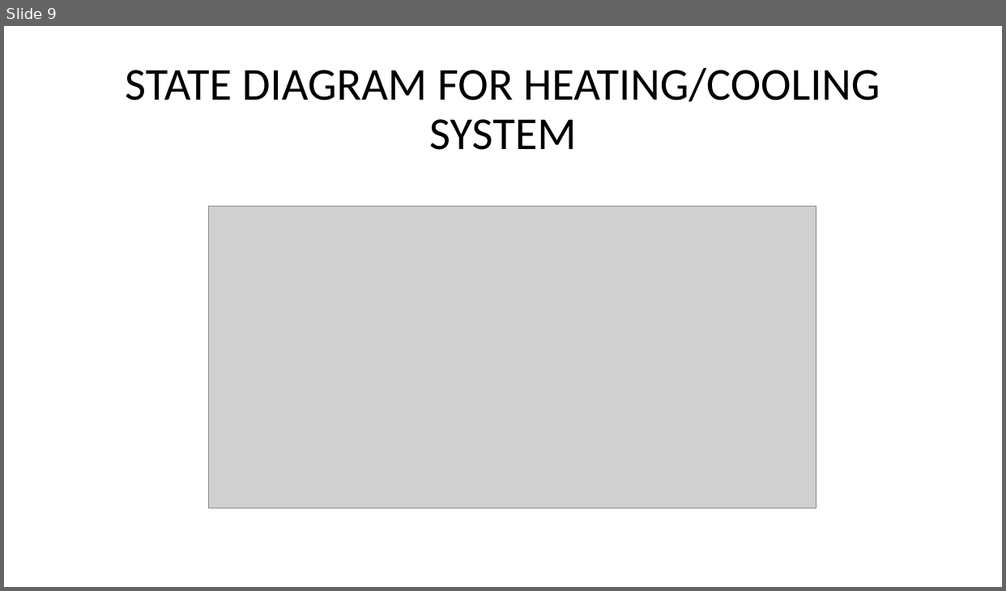
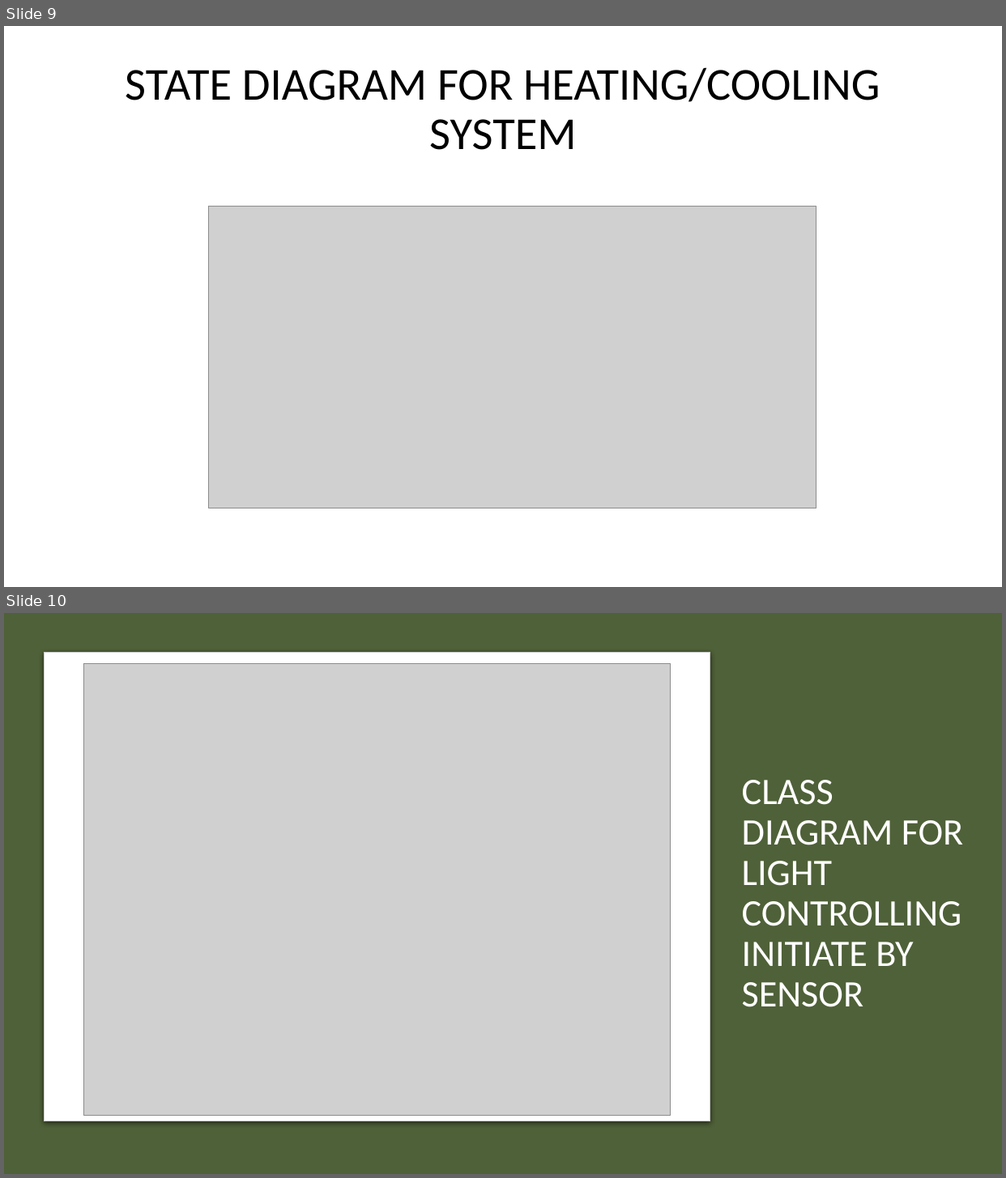
Before and after one commit to Microcontroller-Team-1/winter20-21, a slide deck: Project_Week_7&8/Precise Analysis.pptx. Shown one above the other, each under a label of ours: slide 9 before the commit, slides 9 and 10 after it. The pictures are 1006x591 and 1006x1178 pixels, drawn with LibreOffice and Linux fonts; fonts in the diff are those of the drawing; grey boxes stand for pictures. Boxes give left, top, right and bottom in pixels: in the first picture for what was removed or moved away, otherwise in the second. Text is boxed around its words. In the diff, an @@ line names an element or a change of style, - is before the commit and + after.

```diff
--- a/Project_Week_7&8/Precise Analysis.pptx
+++ b/Project_Week_7&8/Precise Analysis.pptx
@@ slide 10 added at <box>4,613,1002,1174</box>, background #E7E6E6 @@
@@ rectangle added at <box>4,613,1002,1174</box>, fill #4F6138 @@
@@ rounded rectangle added at <box>44,653,710,1122</box>, fill #FFFFFF, outline #C8CACA 0.75 pt @@
@@ picture added at <box>84,664,671,1116</box> @@
@@ title added at <box>742,780,963,1007</box>, 36 pt, text #FFFFFF @@
+CLASS DIAGRAM FOR LIGHT CONTROLLING
+INITIATE BY SENSOR
```
